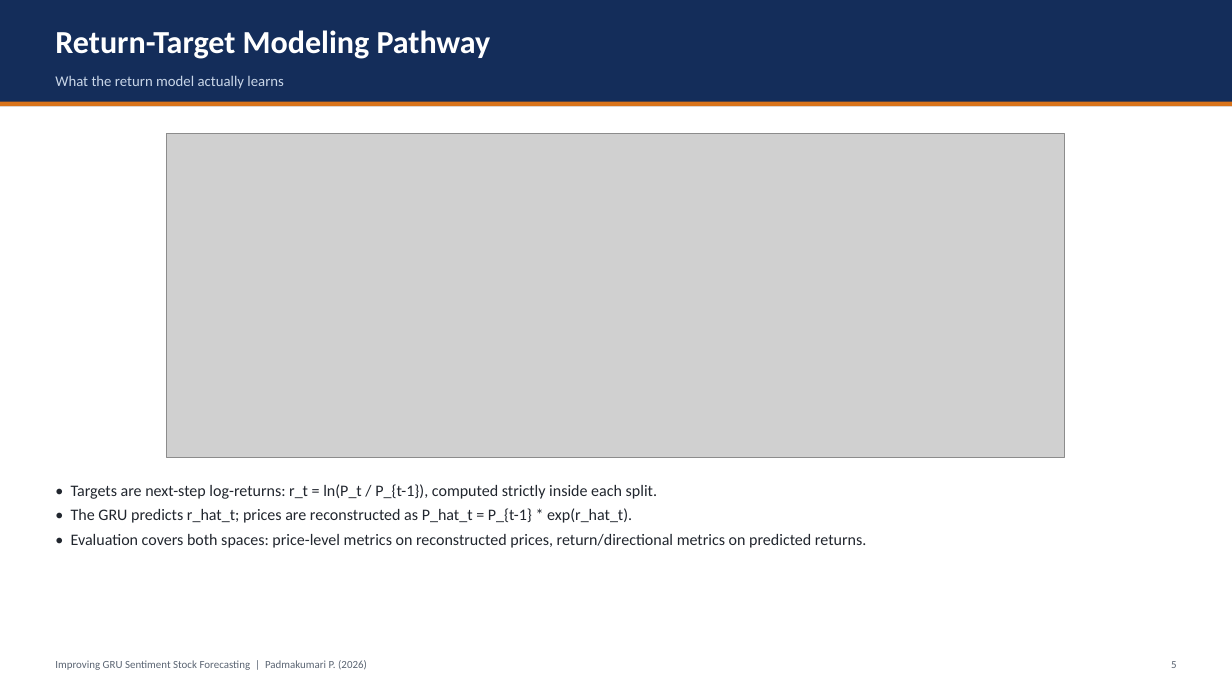
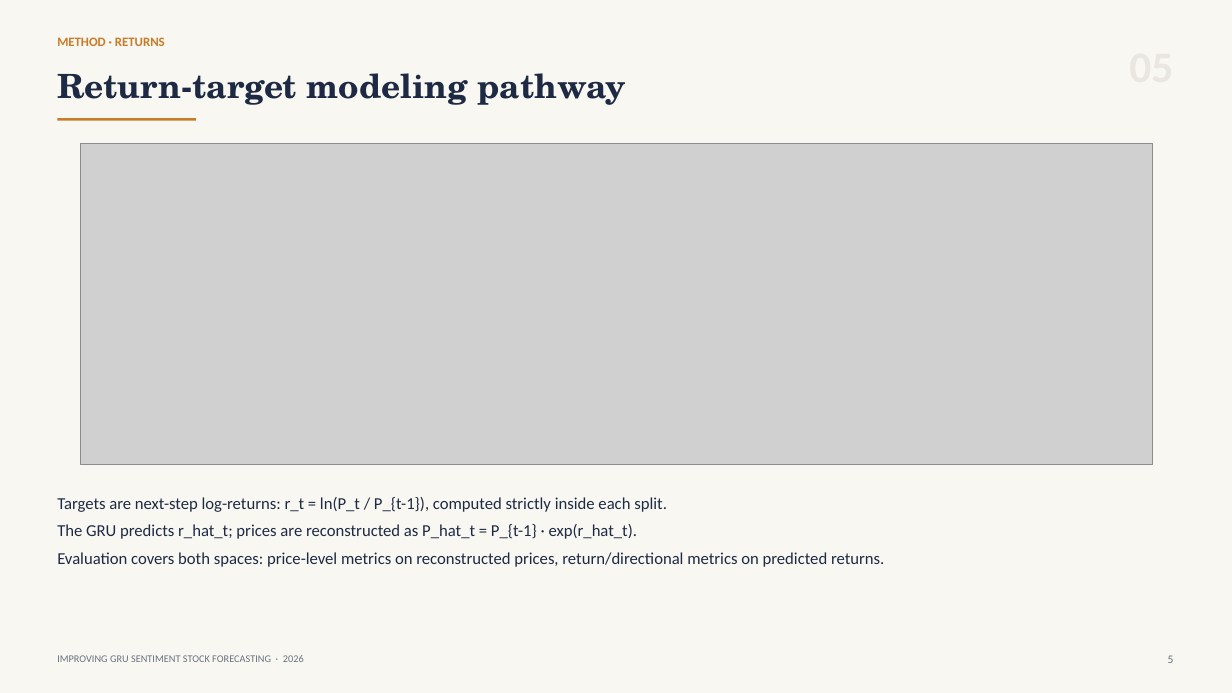
Before and after one commit to hudaifahwins/improving-gru-sentiment-stock-forecasting-padmakumari-maam, a slide deck: slide 6 of PROJECT_PRESENTATION.pptx. Drawn at 1232x693 pixels with LibreOffice and Linux fonts; fonts in the diff are those of the drawing; grey boxes stand for pictures. Boxes give left, top, right and bottom in pixels: in the first picture for what was removed or moved away, otherwise in the second. Text is boxed around its words. In the diff, an @@ line names an element or a change of style, - is before the commit and + after.

Commit message:
design: editorial deck redesign - paper background, serif headline, monochrome figures, hairline tables

```diff
--- a/PROJECT_PRESENTATION.pptx
+++ b/PROJECT_PRESENTATION.pptx
@@ rectangle resized from (x1=0, y1=0, x2=1232, y2=106) to (x1=0, y1=0, x2=1232, y2=693) @@
@@ rectangle at (x1=0, y1=0, x2=1232, y2=693): fill #142D5A to #F8F7F2 @@
@@ text added at (x1=57, y1=37, x2=165, y2=46), 10 pt, text #C87B28, bold @@
+METHOD · RETURNS
@@ text removed at (x1=55, y1=75, x2=284, y2=89) @@
-What the return model actually learns
@@ text at (x1=57, y1=73, x2=627, y2=105): text changed; size 25 to 26 pt; font Calibri to TeX Gyre Schola; text colour #FFFFFF to #1E2A44 @@
-Return-Target Modeling Pathway
+Return-target modeling pathway
@@ text "Return-target modeling pathway" at (x1=57, y1=73, x2=627, y2=105): vertical alignment middle to top @@
@@ rectangle removed at (x1=0, y1=102, x2=1232, y2=106) @@
@@ rectangle added at (x1=57, y1=118, x2=196, y2=121), fill #C87B28 @@
@@ picture resized from (x1=166, y1=134, x2=1065, y2=457) to (x1=80, y1=143, x2=1153, y2=465) @@
@@ text at (x1=57, y1=497, x2=884, y2=567): text changed; size 12.5 to 13 pt; text colour #21262E to #1E2A44 @@
-• Targets are next-step log-returns: r_t = ln(P_t / P_{t-1}), computed strictly inside each split.
-• The GRU predicts r_hat_t; prices are reconstructed as P_hat_t = P_{t-1} * exp(r_hat_t).
-• Evaluation covers both spaces: price-level metrics on reconstructed prices, return/directional metrics on predicted returns.
+Targets are next-step log-returns: r_t = ln(P_t / P_{t-1}), computed strictly inside each split.
+The GRU predicts r_hat_t; prices are reconstructed as P_hat_t = P_{t-1} · exp(r_hat_t).
+Evaluation covers both spaces: price-level metrics on reconstructed prices, return/directional metrics on predicted returns.
@@ text at (x1=57, y1=655, x2=304, y2=662): text changed; size 8.5 to 8 pt; text colour #5A6472 to #6A7280 @@
-Improving GRU Sentiment Stock Forecasting | Padmakumari P. (2026)
+IMPROVING GRU SENTIMENT STOCK FORECASTING · 2026
@@ text "5" at (x1=1168, y1=655, x2=1174, y2=663): size 8.5 to 9 pt, text colour #5A6472 to #6A7280; less space between paragraphs @@
```
Also in this commit, not shown: 11 other slides changed.
